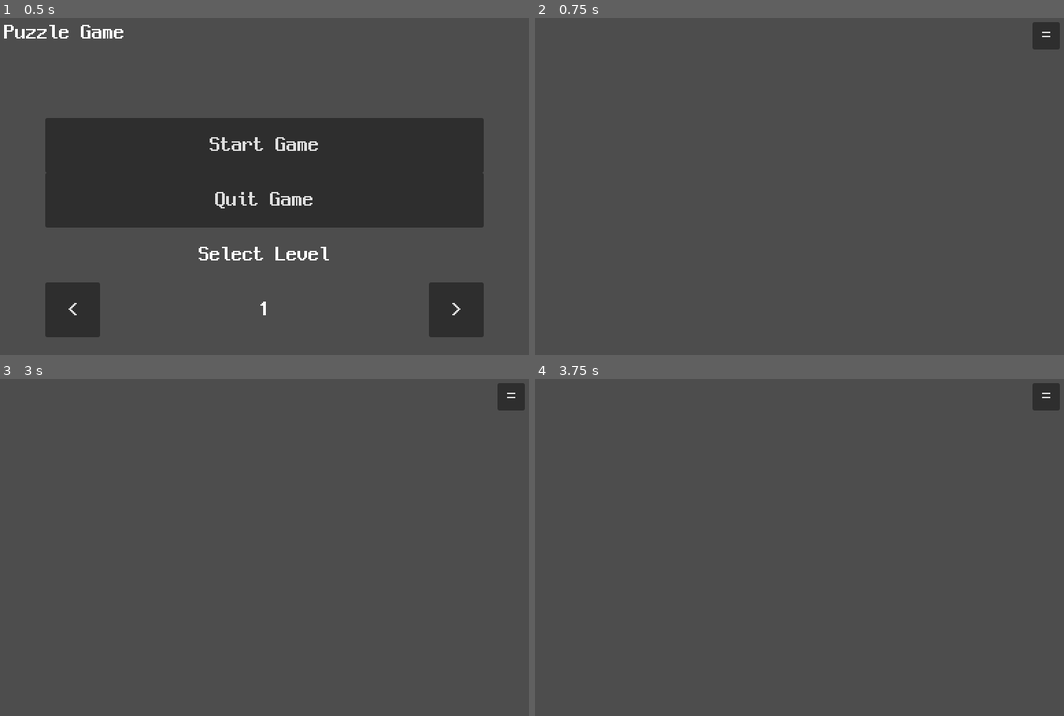
Above: before the commit, frames 1-4 (two rows, left to right).
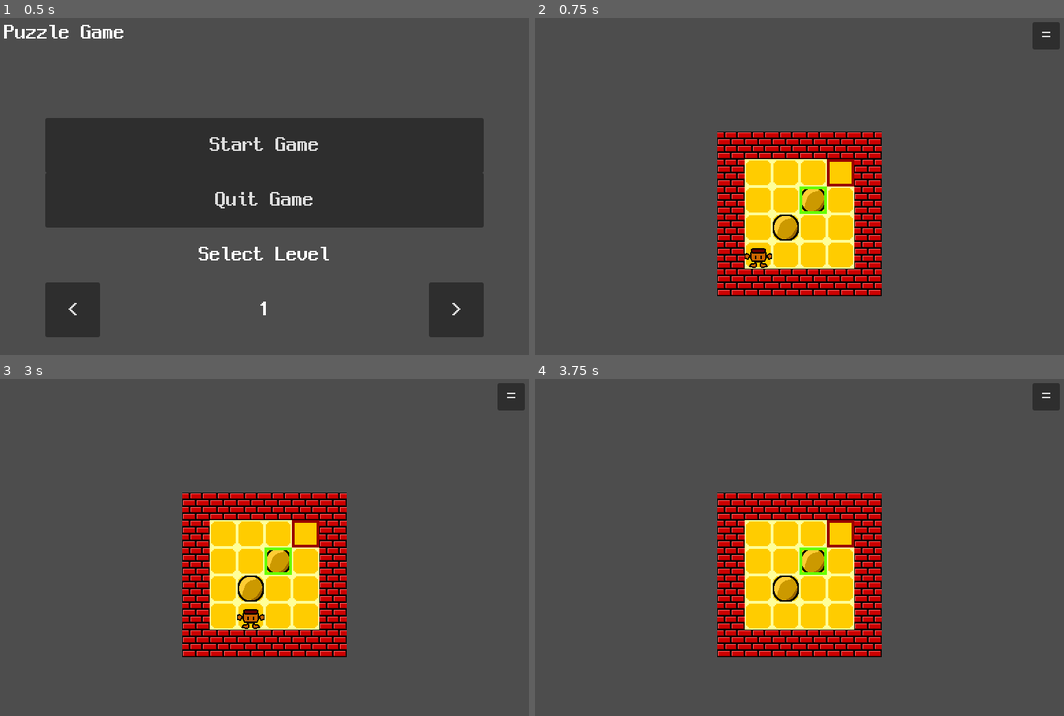
Above: after the commit, the same moments.

Repository: pupungeggang4/Godot-Example
Game: Godot game, scene res://scene/title.tscn
The game is run twice, just before and just after one commit, with the same random seed, the same clock (stepped at 60 frames per second) and the same inputs.
Inputs:
- Up to frame 1 (0.5 s): no input
- Up to frame 2 (0.75 s): click "Start Game" at 0.5 s
- Up to frame 3 (3 s): click "=" at 1.25 s; click "Restart" at 2 s; tap Enter at 2.75 s; hold D (right, bound only after the commit) from 2.78 s (still down)
- Up to frame 4 (3.75 s): tap Space at 3.5 s; release D (right, bound only after the commit) at 3.53 s; hold S (down, bound only after the commit) from 3.53 s (still down)

Frame 1 is identical in both runs. In frame 2, 15% of the frame differs, in the area x 34-66%, y 33-83%; in frame 3, 15%; in frame 4, 15%.
Error before the commit: Attempt to call function 'instantiate' in base 'null instance' on a null instance. (res://script/entity/level.gd:24)

Commit message:
movement

Diff:
--- a/puzzle/project.godot
+++ b/puzzle/project.godot
@@ -27,6 +27,33 @@
 window/size/viewport_height=600
 window/stretch/mode="viewport"
 
+[input]
+
+up={
+"deadzone": 0.2,
+"events": [Object(InputEventKey,"resource_local_to_scene":false,"resource_name":"","device":-1,"window_id":0,"alt_pressed":false,"shift_pressed":false,"ctrl_pressed":false,"meta_pressed":false,"pressed":false,"keycode":0,"physical_keycode":87,"key_label":0,"unicode":119,"location":0,"echo":false,"script":null)
+, Object(InputEventKey,"resource_local_to_scene":false,"resource_name":"","device":-1,"window_id":0,"alt_pressed":false,"shift_pressed":false,"ctrl_pressed":false,"meta_pressed":false,"pressed":false,"keycode":0,"physical_keycode":4194320,"key_label":0,"unicode":0,"location":0,"echo":false,"script":null)
+]
+}
+down={
+"deadzone": 0.2,
+"events": [Object(InputEventKey,"resource_local_to_scene":false,"resource_name":"","device":-1,"window_id":0,"alt_pressed":false,"shift_pressed":false,"ctrl_pressed":false,"meta_pressed":false,"pressed":false,"keycode":0,"physical_keycode":83,"key_label":0,"unicode":115,"location":0,"echo":false,"script":null)
+, Object(InputEventKey,"resource_local_to_scene":false,"resource_name":"","device":-1,"window_id":0,"alt_pressed":false,"shift_pressed":false,"ctrl_pressed":false,"meta_pressed":false,"pressed":false,"keycode":0,"physical_keycode":4194322,"key_label":0,"unicode":0,"location":0,"echo":false,"script":null)
+]
+}
+left={
+"deadzone": 0.2,
+"events": [Object(InputEventKey,"resource_local_to_scene":false,"resource_name":"","device":-1,"window_id":0,"alt_pressed":false,"shift_pressed":false,"ctrl_pressed":false,"meta_pressed":false,"pressed":false,"keycode":0,"physical_keycode":65,"key_label":0,"unicode":97,"location":0,"echo":false,"script":null)
+, Object(InputEventKey,"resource_local_to_scene":false,"resource_name":"","device":-1,"window_id":0,"alt_pressed":false,"shift_pressed":false,"ctrl_pressed":false,"meta_pressed":false,"pressed":false,"keycode":0,"physical_keycode":4194319,"key_label":0,"unicode":0,"location":0,"echo":false,"script":null)
+]
+}
+right={
+"deadzone": 0.2,
+"events": [Object(InputEventKey,"resource_local_to_scene":false,"resource_name":"","device":-1,"window_id":0,"alt_pressed":false,"shift_pressed":false,"ctrl_pressed":false,"meta_pressed":false,"pressed":false,"keycode":0,"physical_keycode":68,"key_label":0,"unicode":100,"location":0,"echo":false,"script":null)
+, Object(InputEventKey,"resource_local_to_scene":false,"resource_name":"","device":-1,"window_id":0,"alt_pressed":false,"shift_pressed":false,"ctrl_pressed":false,"meta_pressed":false,"pressed":false,"keycode":0,"physical_keycode":4194321,"key_label":0,"unicode":0,"location":0,"echo":false,"script":null)
+]
+}
+
 [physics]
 
 3d/physics_engine="Jolt Physics"
--- a/puzzle/script/entity/level.gd
+++ b/puzzle/script/entity/level.gd
@@ -21,36 +21,36 @@
                 var node: Node2D = null
                 var celli = sliced[j].to_int()
                 if celli == 1:
-                    node = load("res://entity/wall.tscn").instantiate()
+                    node = Nodes.wall.instantiate()
                     node.position = Vector2(40 * j, 40 * i)
                     node.cell_pos = Vector2i(j, i)
                     add_child(node)
                     entity_list.append(node)
                 elif celli == 2:
-                    node = load("res://entity/player.tscn").instantiate()
+                    node = Nodes.player.instantiate()
                     node.position = Vector2(40 * j, 40 * i)
                     node.cell_pos = Vector2i(j, i)
                     add_child(node)
                     entity_list.append(node)
                 elif celli == 3:
-                    node = load("res://entity/rock.tscn").instantiate()
+                    node = Nodes.rock.instantiate()
                     node.position = Vector2(40 * j, 40 * i)
                     node.cell_pos = Vector2i(j, i)
                     add_child(node)
                     entity_list.append(node)
                 elif celli == 4:
-                    node = load("res://entity/goal.tscn").instantiate()
+                    node = Nodes.goal.instantiate()
                     node.position = Vector2(40 * j, 40 * i)
                     node.cell_pos = Vector2i(j, i)
                     add_child(node)
                     entity_list.append(node)
                 elif celli == 5:
-                    node = load("res://entity/rock.tscn").instantiate()
+                    node = Nodes.rock.instantiate()
                     node.position = Vector2(40 * j, 40 * i)
                     node.cell_pos = Vector2i(j, i)
                     add_child(node)
                     entity_list.append(node)
-                    node = load("res://entity/goal.tscn").instantiate()
+                    node = Nodes.goal.instantiate()
                     node.position = Vector2(40 * j, 40 * i)
                     node.cell_pos = Vector2i(j, i)
                     add_child(node)
--- a/puzzle/script/entity/player.gd
+++ b/puzzle/script/entity/player.gd
@@ -1,2 +1,34 @@
 extends Entity
 class_name Player
+
+var destination: Vector2 = Vector2.ZERO
+var is_moving: bool = false
+
+var moved_distance: float = 0
+var speed: float = 320
+
+func _process(delta: float) -> void:
+    slide(delta)
+    handle_input()
+
+func handle_input() -> void:
+    if is_moving:
+        return
+
+    for d in Const.direction:
+        if Input.is_action_just_pressed(d):
+            var direction: Vector2i = Const.direction[d]
+            var displacement: Vector2 = Vector2(direction.x, direction.y) * 40
+            destination = position + displacement
+            moved_distance = 0
+            is_moving = true
+            break
+
+func slide(delta: float) -> void:
+    if is_moving:
+        var direction: Vector2 = (destination - position).normalized()
+        moved_distance += speed * delta
+        position += direction * speed * delta
+        if moved_distance > 40:
+            is_moving = false
+            position = destination
--- a/puzzle/script/global/const.gd
+++ b/puzzle/script/global/const.gd
@@ -1,3 +1,7 @@
 extends Node
 
 enum State {NORMAL, CLEAR}
+const direction: Dictionary = {
+    'left': Vector2i(-1, 0), 'right': Vector2i(1, 0),
+    'up': Vector2i(0, -1), 'down': Vector2i(0, 1)
+}
--- a/puzzle/script/global/nodes.gd
+++ b/puzzle/script/global/nodes.gd
@@ -1,5 +1,6 @@
 extends Node
 
-var entity_player: PackedScene = preload('res://scene/entity/player.tscn')
-var entity_wall: PackedScene = preload('res://scene/entity/wall.tscn')
-var entity_rock: PackedScene = preload('res://scene/entity/rock.tscn')
+var player: PackedScene = preload('res://scene/entity/player.tscn')
+var wall: PackedScene = preload('res://scene/entity/wall.tscn')
+var rock: PackedScene = preload('res://scene/entity/rock.tscn')
+var goal: PackedScene = preload('res://scene/entity/goal.tscn')
